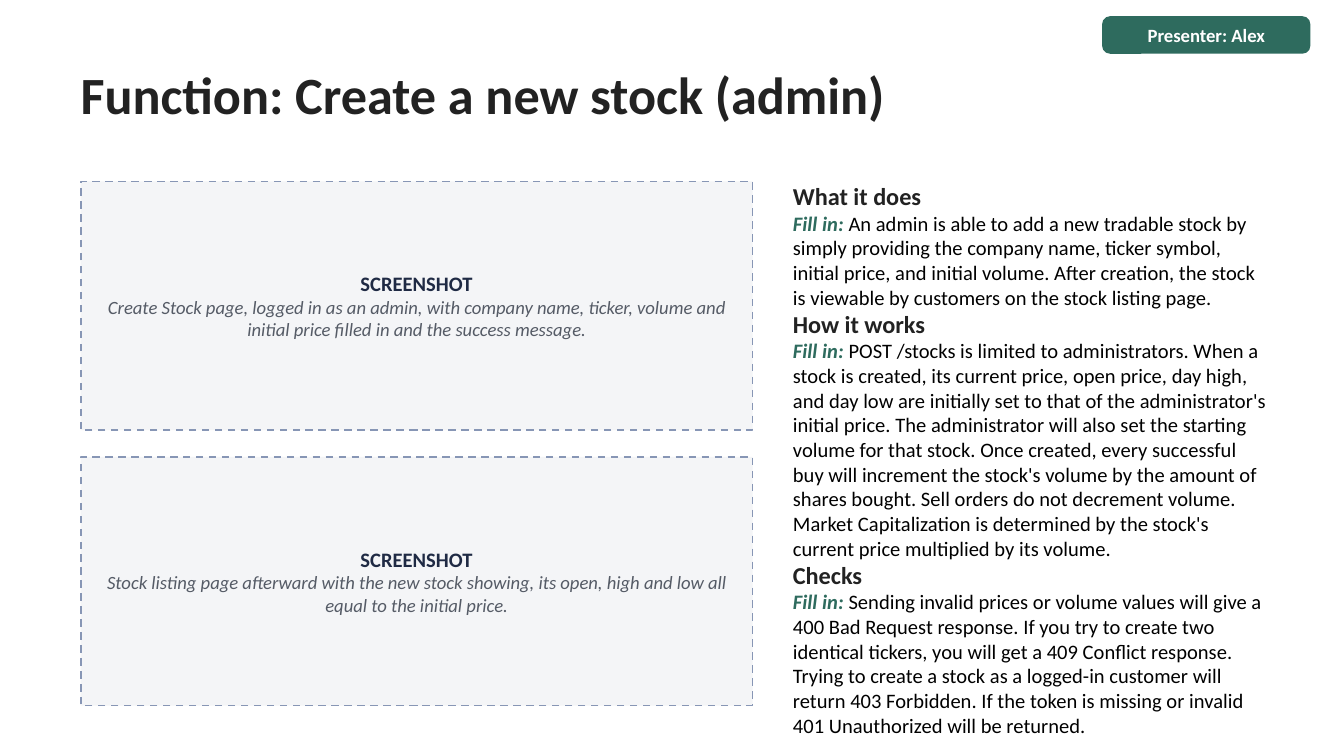
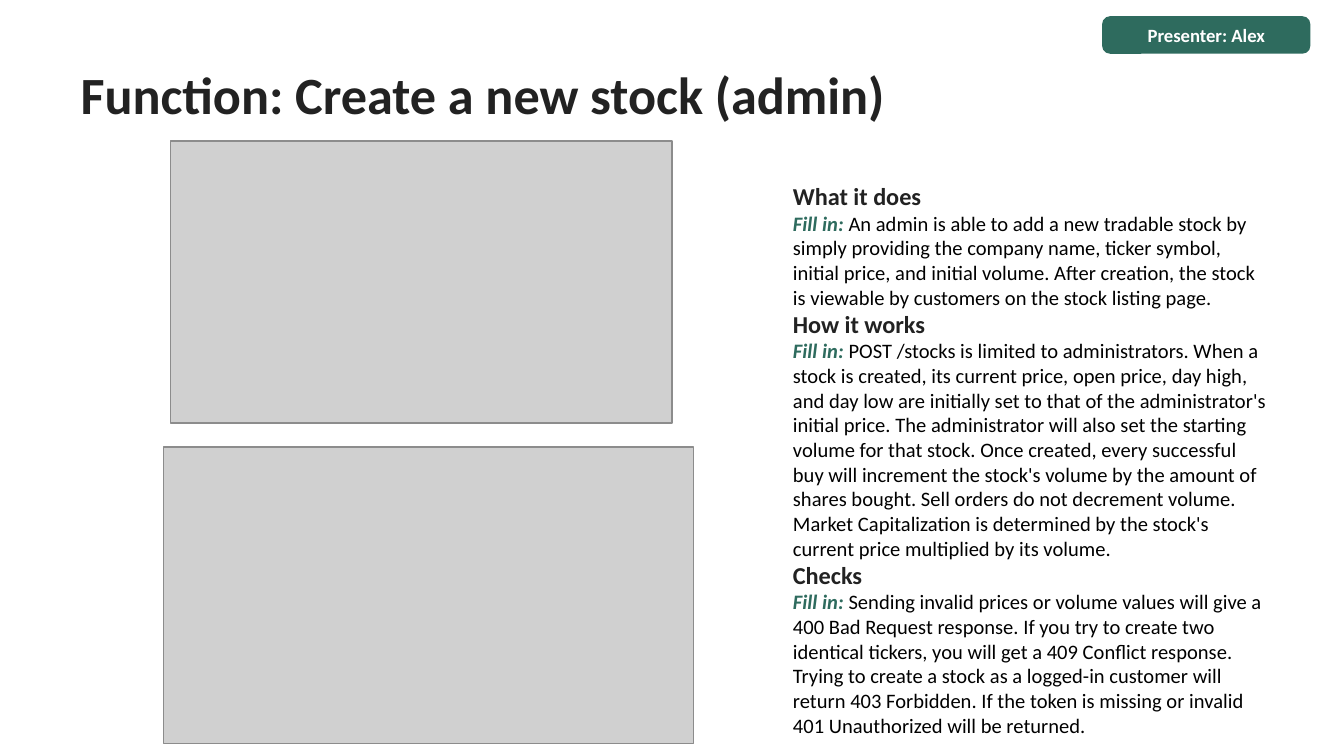
Before and after one commit to kish1212-ASU/IFT401_Capstone_Fall-2026, a slide deck: slide 18 of docs/final build/IFT401_Houser_Ruebush_Kishineff_Final Deck.pptx. Drawn at 1344x756 pixels with LibreOffice and Linux fonts; fonts in the diff are those of the drawing; grey boxes stand for pictures. Boxes give left, top, right and bottom in pixels: in the first picture for what was removed or moved away, otherwise in the second. Text is boxed around its words. In the diff, an @@ line names an element or a change of style, - is before the commit and + after.

Commit message:
Update final build deck

```diff
--- a/docs/final build/IFT401_Houser_Ruebush_Kishineff_Final Deck.pptx
+++ b/docs/final build/IFT401_Houser_Ruebush_Kishineff_Final Deck.pptx
@@ picture added at [171,141,672,423] @@
@@ rectangle removed at [81,181,753,430] @@
@@ text removed at [108,277,726,339] @@
-SCREENSHOT
-Create Stock page, logged in as an admin, with company name, ticker, volume and initial price filled in and the success message.
@@ picture added at [164,448,694,745] @@
@@ rectangle removed at [81,457,753,706] @@
@@ text removed at [107,553,726,615] @@
-SCREENSHOT
-Stock listing page afterward with the new stock showing, its open, high and low all equal to the initial price.
```
